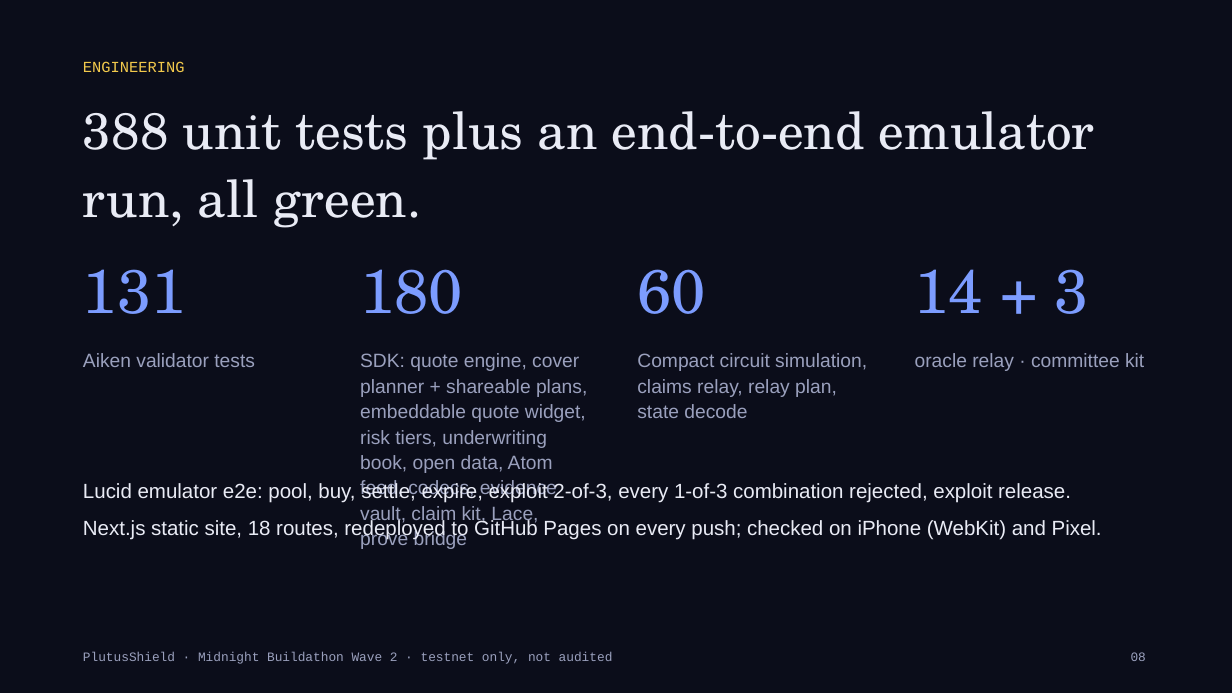
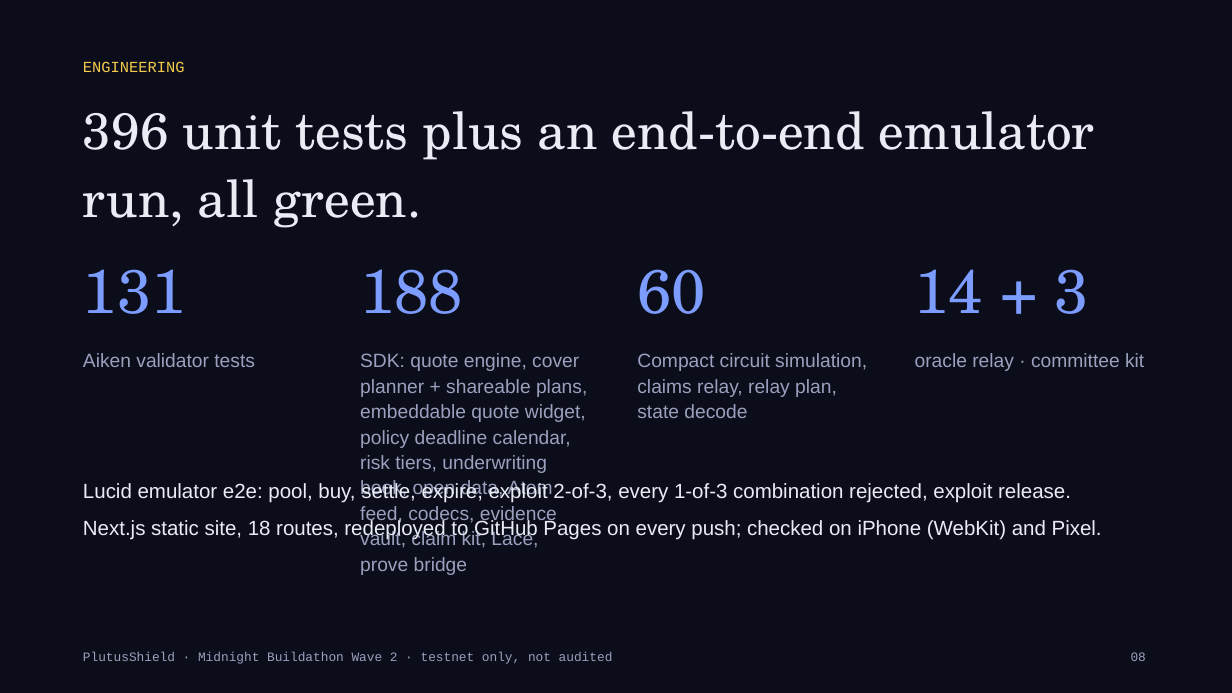
Before and after one commit to Kshot3000/PlutusShield, a slide deck: slide 8 of docs/buildathon/PlutusShield-Wave2-deck.pptx. Drawn at 1232x693 pixels with LibreOffice and Linux fonts; fonts in the diff are those of the drawing. Boxes give left, top, right and bottom in pixels: in the first picture for what was removed or moved away, otherwise in the second. Text is boxed around its words. In the diff, an @@ line names an element or a change of style, - is before the commit and + after.

Commit message:
Policy deadline calendar: export a policy's cover, expiry and claim deadline to .ics or Google Calendar from /policy

```diff
--- a/docs/buildathon/PlutusShield-Wave2-deck.pptx
+++ b/docs/buildathon/PlutusShield-Wave2-deck.pptx
@@ text at (x1=83, y1=111, x2=1095, y2=228): text changed @@
-388 unit tests plus an end-to-end emulator run, all green.
+396 unit tests plus an end-to-end emulator run, all green.
@@ text at (x1=360, y1=269, x2=463, y2=314): text changed @@
-180
+188
@@ text at (x1=360, y1=353, x2=587, y2=575): text changed @@
-SDK: quote engine, cover planner + shareable plans, embeddable quote widget, risk tiers, underwriting book, open data, Atom feed, codecs, evidence vault, claim kit, Lace, prove bridge
+SDK: quote engine, cover planner + shareable plans, embeddable quote widget, policy deadline calendar, risk tiers, underwriting book, open data, Atom feed, codecs, evidence vault, claim kit, Lace, prove bridge
```
Also in this commit, not shown: 16 other files.
